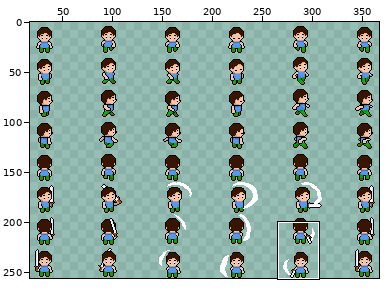
File history of a sprite sheet, MyGame/assets/sprites/Characters/MC/MC.png. Above: a wide view before the commit, with the close-up outlined.
Close-up. Before the commit:
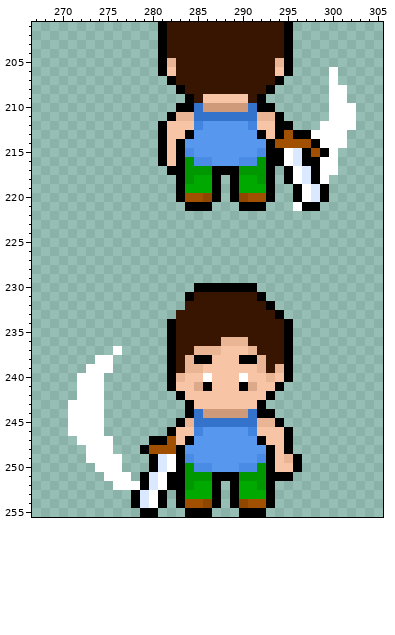
The file is 384x256 pixels. Shown: x 267..305, y 201..255. The wide view leaves out empty margins. The commit also changed other parts of the picture, which this record leaves out.
New version:
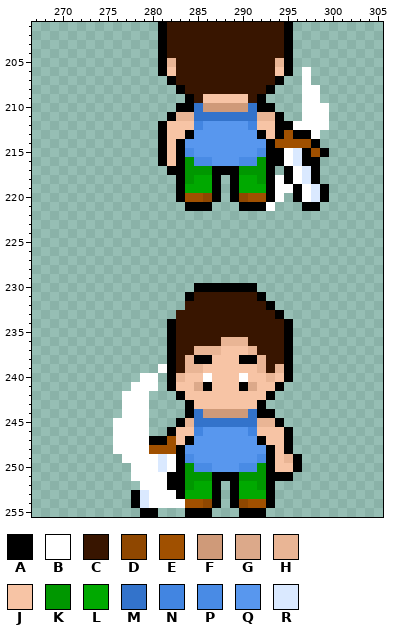
Palette (. is transparent): A #000000  B #ffffff  C #381500  D #8f4700  E #a05000  F #cf9a79  G #dca98a  H #e9b595  J #f7c4a5  K #009700  L #00a900  M #3373cb  N #4285e1  P #498be5  Q #5897ee  R #dae9ff
The edit:
@@ x 291..304 @@
 205 CCCHA.........
-206 CCCJA....B....
-207 CCCA.....B....
-208 CCA......BB...
-209 CA.......BB...
-210 MAA......BBB..
-211 MHHA.....BBB..
-212 NJJAA...BBBB..
-213 QAJAEAABBBB...
-214 QQAEEEEABBB...
-215 QPAABRAEAB....
-216 PKAABRAABB....
-217 KKA.ABRABB....
-218 LKA.ABRAB.....
-219 LLA..ABRA.....
-220 EEA..ABRA.....
-221 AA...BAA......
+206 CCCJA.B.......
+207 CCCA..B.......
+208 CCA...BB......
+209 CA....BB......
+210 MAA...BBB.....
+211 MHHA..BBB.....
+212 NJJAABBBB.....
+213 QAJAEAAB......
+214 QQAEEEEA......
+215 QPAABRAEA.....
+216 PKAABRAA......
+217 KKA.ABRA......
+218 LKABABRA......
+219 LLABBABRA.....
+220 EEAB.ABRA.....
+221 AAB...AA......
 222 ..............
@@ x 269..285 @@
 236 .............ACCC
-237 .......B.....ACCH
-238 .....BB......ACHA
-239 ....BBB......ACHH
-240 ...BBB.......AHJJ
-241 ...BBB.......AJJG
-242 ...BBB........AJJ
-243 ..BBBB.........AJ
-244 ..BBBB.........AM
-245 ..BBBB........AHM
-246 ..BBBB.......AJJN
-247 ...BBBB....AAEJAQ
-248 ....BBB...AEEEAQQ
-249 ....BBBB...ARBAPQ
-250 .....BBB...ARBAKP
-251 ......BBB.ARBAAKK
-252 .......BBBARBAAKL
-253 .........ARBA.ALL
-254 .........ARBA.AEE
+237 .............ACCH
+238 .............ACHA
+239 ............BACHH
+240 ..........BB.AHJJ
+241 .........BBB.AJJG
+242 ........BBB...AJJ
+243 ........BBB....AJ
+244 ........BBB....AM
+245 .......BBBB...AHM
+246 .......BBBB..AJJN
+247 .......BBBBAAEJAQ
+248 .......BBBBEEEAQQ
+249 ........BBBBRBAPQ
+250 .........BBBRBAKP
+251 .........BBBBAAKK
+252 ..........BBBAAKL
+253 .........ARBBBALL
+254 .........ARBBBBEE
 255 ..........AA...AA
Where, in picture pixels (left, top, right, bottom), the same in both close-ups:
changed: (266, 67, 356, 211)
changed: (68, 346, 185, 508)
